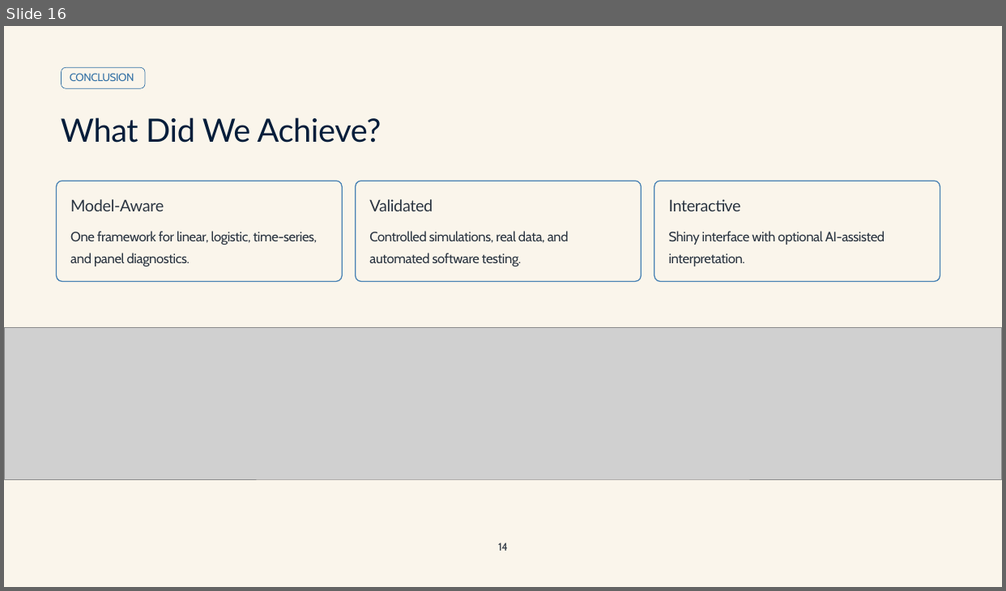
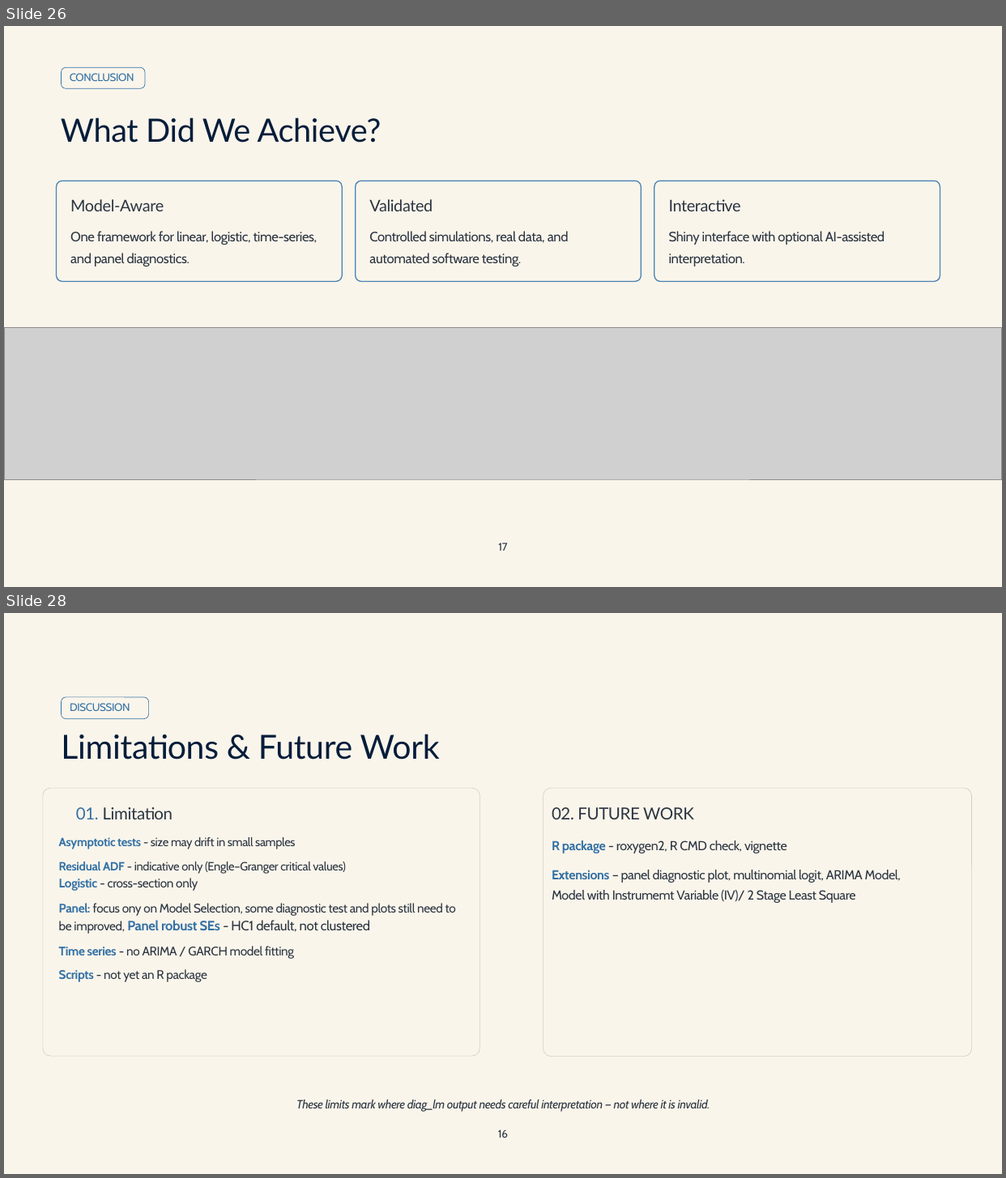
Before and after one commit to Anindo21/AdvancedR, a slide deck: presentation/Advanced_R_Presentation.pptx. Shown one above the other, each under a label of ours: slide 16 before the commit, slides 26 and 28 after it; the slides between them are not shown. The pictures are 1006x591 and 1006x1178 pixels, drawn with LibreOffice and Linux fonts; fonts in the diff are those of the drawing; grey boxes stand for pictures; background and template pictures are left out. Boxes give left, top, right and bottom in pixels: in the first picture for what was removed or moved away, otherwise in the second. Text is boxed around its words. In the diff, an @@ line names an element or a change of style, - is before the commit and + after.

```diff
--- a/presentation/Advanced_R_Presentation.pptx
+++ b/presentation/Advanced_R_Presentation.pptx
@@ slide 28 added at (x1=4, y1=613, x2=1002, y2=1174), background picture (left out); not listed: 1 template element that a slide beside it also shows @@
@@ rounded rectangle added at (x1=61, y1=697, x2=148, y2=719), outline #3371A5 0.5 pt @@
@@ text added at (x1=70, y1=703, x2=130, y2=711), 10.5 pt, text #3371A5 @@
+DISCUSSION
@@ text added at (x1=61, y1=734, x2=440, y2=760), 32 pt, text #051D3A @@
+Limitations & Future Work
@@ rounded rectangle added at (x1=43, y1=788, x2=480, y2=1056), fill #FAF5EB, outline #D5CDBE 0.5 pt @@
@@ rounded rectangle added at (x1=543, y1=788, x2=972, y2=1057), fill #FAF5EB, outline #D5CDBE 0.5 pt @@
@@ text added at (x1=76, y1=807, x2=173, y2=820), 16 pt, text #2B3541 @@
+01. Limitation
@@ text added at (x1=552, y1=807, x2=694, y2=820), 16 pt, text #2B3541 @@
+02. FUTURE WORK
@@ text added at (x1=59, y1=837, x2=456, y2=982), 12 pt, text #2B3541 @@
+Asymptotic tests - size may drift in small samples
+Residual ADF - indicative only (Engle–Granger critical values)
+Logistic - cross-section only
+Panel: focus ony on Model Selection, some diagnostic test and plots still need to be improved, Panel robust SEs - HC1 default, not clustered
+Time series - no ARIMA / GARCH model fitting
+Scripts - not yet an R package
@@ text added at (x1=552, y1=841, x2=901, y2=903), 12.5 pt, text #2B3541 @@
+R package - roxygen2, R CMD check, vignette
+Extensions – panel diagnostic plot, multinomial logit, ARIMA Model, Model with Instrumemt Variable (IV)/ 2 Stage Least Square
@@ text added at (x1=296, y1=1100, x2=710, y2=1112), 11.5 pt, text #2B3541, italic @@
+These limits mark where diag_lm output needs careful interpretation — not where it is invalid.
@@ text added at (x1=498, y1=1130, x2=508, y2=1138), 10.5 pt, text #2B3541 @@
+16
@@ what was slide 16 is now slide 26 @@
@@ slide 26 changed as well @@
@@ text at (x1=498, y1=543, x2=507, y2=551): text changed @@
-14
+17
```
Also in this commit, not shown: 16 other slides changed, 11 other slides added, 5 other files.
